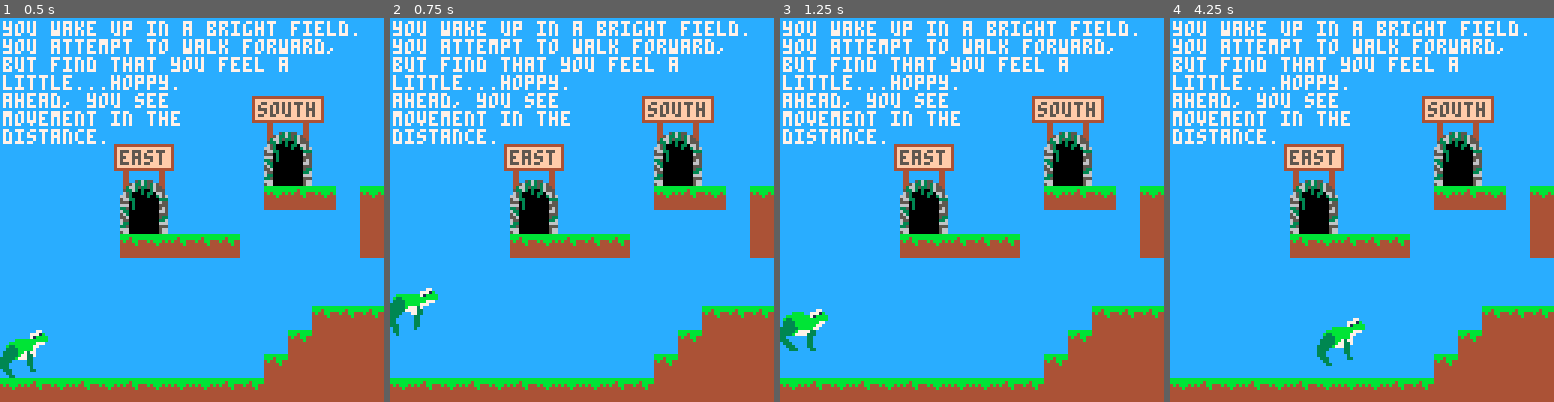
Above: before the commit, frames 1-4 (left to right).
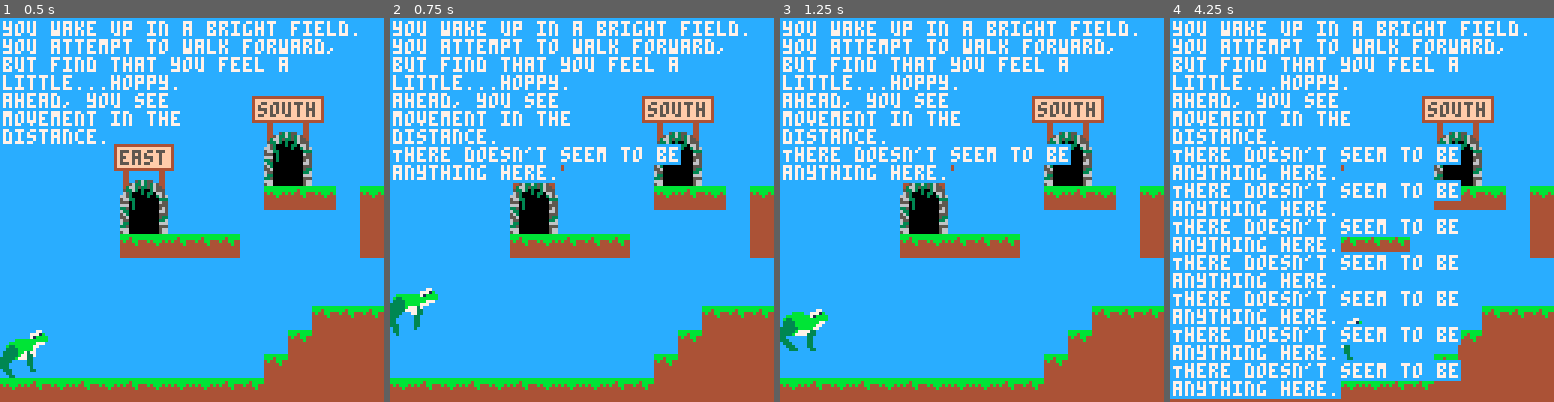
Above: after the commit, the same moments.

Repository: cincodenada/frogsvscats
Game: PICO-8 cartridge frogsvscats.p8
Same seed, same stepped clock (60 frames per second), same inputs: the game is played once before the commit and once after it.
Inputs:
- Up to frame 1 (0.5 s): tap X (X key) at 0.33 s
- Up to frame 2 (0.75 s): tap O (Z key) at 0.7 s
- Up to frame 3 (1.25 s): tap X (X key) at 1.07 s
- Up to frame 4 (4.25 s): hold Right 1.6-2.1 s; tap O (Z key) every 0.4 s from 1.7 to 4.1 s; tap X (X key) at 1.85, 2.97, 4.08 s; hold Up 2.15-2.42 s; hold Right 2.47-3.03 s; hold Left 3.08-3.58 s; hold Down 3.63-3.97 s; hold Right from 4.02 s (still down)

Frame 1 is identical in both runs. In frame 2, 3.1% of the frame differs, in the area x 0-76%, y 32-43%; in frame 3, 3.1%; in frame 4, 19%, in the area x 0-76%, y 32-100%.

Commit message:
Add "found nothing" message, improve text rendering

Diff:
--- a/frogsvscats.p8
+++ b/frogsvscats.p8
@@ -26,22 +26,22 @@
 
 function wrap(text, width)
 	local charwidth = flr(width/4)
+	local actual_width = 0
 	text = text.." "
-	local output, curline, word = "","",""
-	local pos,lines = 1,1
+	local curline, word = "","",""
+	local lines = {}
+	local pos = 1
 	while(pos <= #text) do
 		local curlet = sub(text,pos,pos)
 		if(curlet == " ") then
 			if(#curline + #word > charwidth) then
-				output = output..curline.."\n"
+				add(lines, curline)
 				curline=""
-				lines += 1
 				-- back up so we re-process the space next line
 				pos -= 1
 			elseif(#curline + #word == charwidth) then
-				output = output..curline..word.."\n"
+				add(lines, curline..word)
 				curline=""
-				lines += 1
 				word = ""
 			else
 				curline = curline..word.." "
@@ -49,28 +49,34 @@
 			end
 		elseif(curlet == "\n") then
 			if(#curline + #word > charwidth) then
-				output = output..curline.."\n"
-				lines+=1
-				output = output..word.."\n"
+				add(lines, curline)
+				add(lines, word)
 			else
-				output = output..curline..word.."\n"
+				add(lines, curline..word)
 			end
 			curline=""
 			word=""
-			lines+=1
 		else
 			word = word..curlet
 			-- if we have a word that's too long, just break it
 			if(curline == "" and #word == charwidth) then
-				output = output..word.."\n"
+				add(lines, word)
 				word=""
-				lines += 1
 			end
 		end
 		pos += 1
 	end
-	if(curline!="") output = output..curline.."\n"
-	return {text=output, lines=lines}
+	if(curline!="") add(lines, curline)
+	-- trim terminal spaces
+	local final_lines = {}
+	for l in all(lines) do
+		if(sub(l,#l,#l) == " " or sub(l,#l,#l) =="\n") then
+			add(final_lines, sub(l,1,#l-1))
+		else
+			add(final_lines, l)
+		end
+	end
+	return final_lines
 end
 
 local credits = {
@@ -335,13 +341,14 @@
 		local dc = self.cur_map.doors[idx]
 		add(self.doors, door(dc[1]*8,dc[2]*8,label,di))
 end
-function game:show_message(msg, duration)
+function game:show_message(msg, duration, bg)
 	local m = {
 		msg=msg,
 		x=max(self.x,self:xmin() + self.cur_map.text_offset*8),
 	}
 	if(duration) m.duration=duration*30
-	m.w = 127-(m.x-self:xmin())
+	m.w = 127-(m.x-self.x)
+	m.bg = bg
 	add(self.texts, m)
 end
 function game:inspect_door(d)
@@ -397,9 +404,12 @@
 			local c = t.col
 			if(not c) c=7
 
-			local w = wrap(t.msg,tw)
-			print(w.text,t.x+1,cury,c)
-			cury += w.lines*6
+			local lines = wrap(t.msg,tw)
+			for l in all(lines) do
+				rectfill(t.x,cury-1,t.x+#l*4,cury+5,bg)
+				print(l,t.x+1,cury,c)
+				cury += 6
+			end
 
 			if(t.duration) t.duration -= 1
 		end
@@ -920,8 +930,10 @@
 function player:inspect()
 	-- could probably be more efficient
 	-- and use sprite flags here but ehhh
+	local found_something = false
 	local door = game:player_door()
 	if(door) then
+		found_something = true
 		if(self.last_door == door) then
 			-- go in
 			game:enter_door(door)
@@ -932,6 +944,7 @@
 	end
 	local item = game:player_item()
 	if(item) then
+		found_something = true
 		game:show_message(item.message, 5)
 		if(item.name == "locked chest") then
 			if(self:has_item("blue key")) then
@@ -947,6 +960,9 @@
 			game:show_message("you found a "..item.name.."!", 5)
 			add(self.items, item)
 		end
+	end
+	if(not found_something) then
+		game:show_message("There doesn't seem to be anything here.", 3, true)
 	end
 end
 function player:has_item(name)
